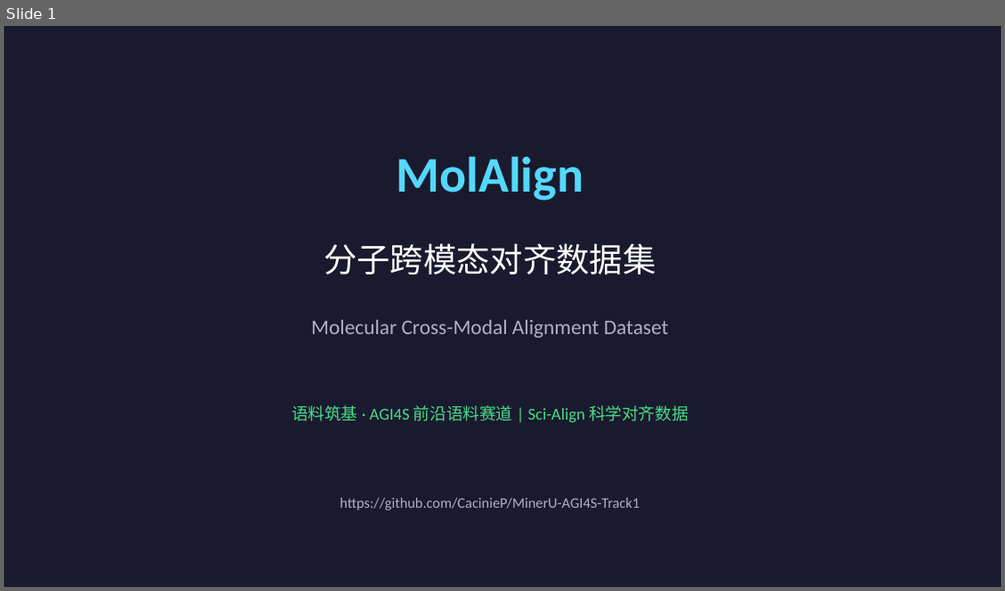
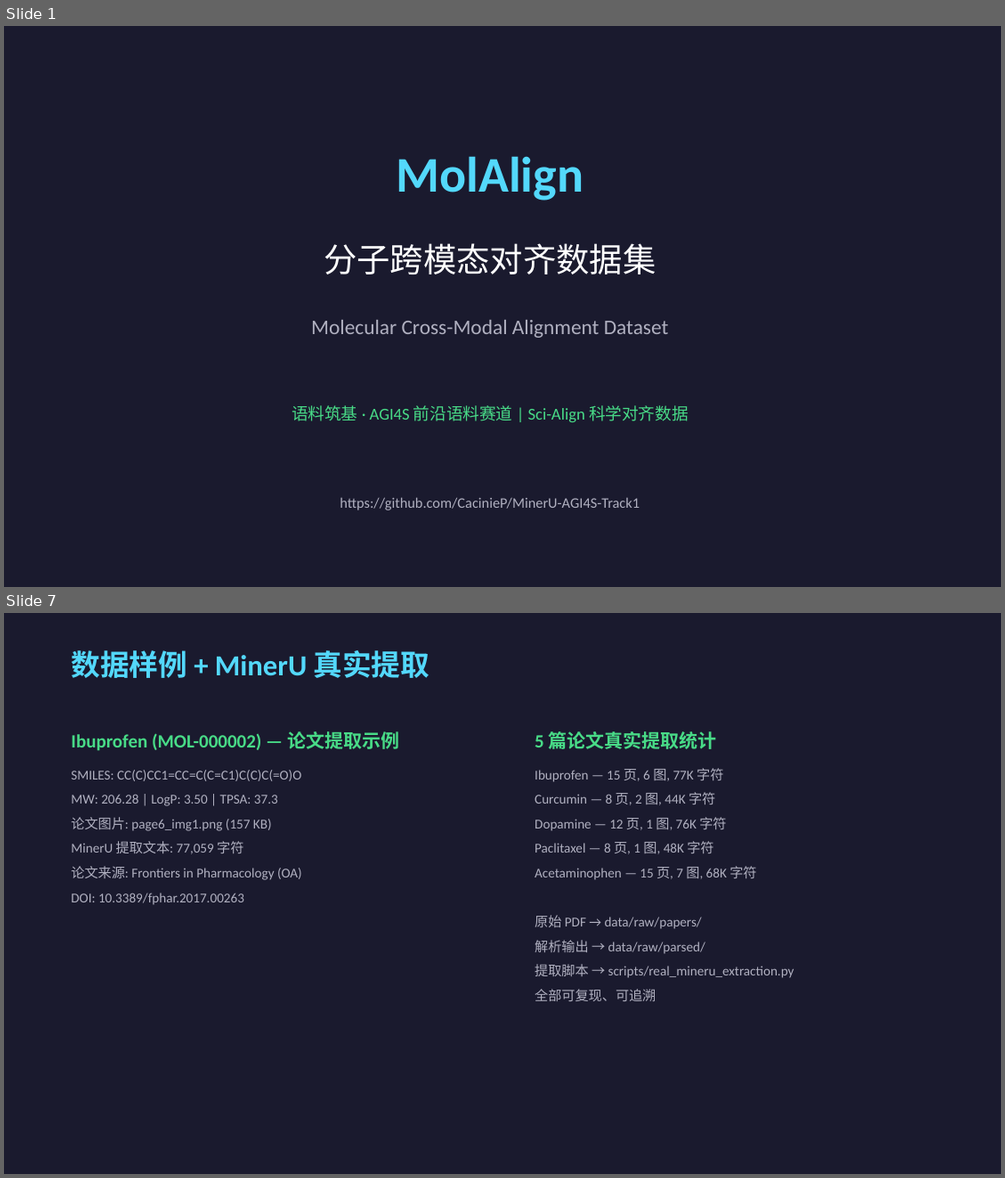
Before and after one commit to CacinieP/MDIC26-Track1-SciAlign, a slide deck: docs/MolAlign_Competition_PPT.pptx. Shown one above the other, each under a label of ours: slide 1 before the commit, slides 1 and 7 after it; the slides between them are not shown. The pictures are 1005x591 and 1005x1178 pixels, drawn with LibreOffice and Linux fonts; fonts in the diff are those of the drawing. Boxes give left, top, right and bottom in pixels: in the first picture for what was removed or moved away, otherwise in the second. Text is boxed around its words. In the diff, an @@ line names an element or a change of style, - is before the commit and + after.

Commit message:
feat: update PPT, samples and notebook with real MinerU extraction data
- Regenerate PPT (v2.1): updated stats, MinerU usage, paper extraction table
- Update sample dataset: 12 samples now include 5 with real paper images
- Fix notebook: handle RDKit MolsToGridImage API change
- Add generated analysis figures (category/property/modality/grid)

```diff
--- a/docs/MolAlign_Competition_PPT.pptx
+++ b/docs/MolAlign_Competition_PPT.pptx
@@ slide 7 added at (4, 613, 1001, 1174), background #1A1A2E @@
@@ text added at (71, 650, 430, 678), 28 pt, text #53D8FB, bold @@
+数据样例 + MinerU 真实提取
@@ text added at (71, 731, 399, 751), 18 pt, text #48DB87, bold @@
+Ibuprofen (MOL-000002) — 论文提取示例
@@ text added at (534, 731, 717, 749), 18 pt, text #48DB87, bold @@
+5 篇论文真实提取统计
@@ text added at (71, 770, 302, 905), 13 pt, text #B0B0C0 @@
+SMILES: CC(C)CC1=CC=C(C=C1)C(C)C(=O)O
+MW: 206.28 | LogP: 3.50 | TPSA: 37.3
+论文图片: page6_img1.png (157 KB)
+MinerU 提取文本: 77,059 字符
+论文来源: Frontiers in Pharmacology (OA)
+DOI: 10.3389/fphar.2017.00263
@@ text added at (534, 768, 794, 1001), 13 pt, text #B0B0C0 @@
+Ibuprofen — 15 页, 6 图, 77K 字符
+Curcumin — 8 页, 2 图, 44K 字符
+Dopamine — 12 页, 1 图, 76K 字符
+Paclitaxel — 8 页, 1 图, 48K 字符
+Acetaminophen — 15 页, 7 图, 68K 字符
+原始 PDF → data/raw/papers/
+解析输出 → data/raw/parsed/
+提取脚本 → scripts/real_mineru_extraction.py
+全部可复现、可追溯
```
Also in this commit, not shown: 7 slides changed, 1 slide removed, 8 other files.
